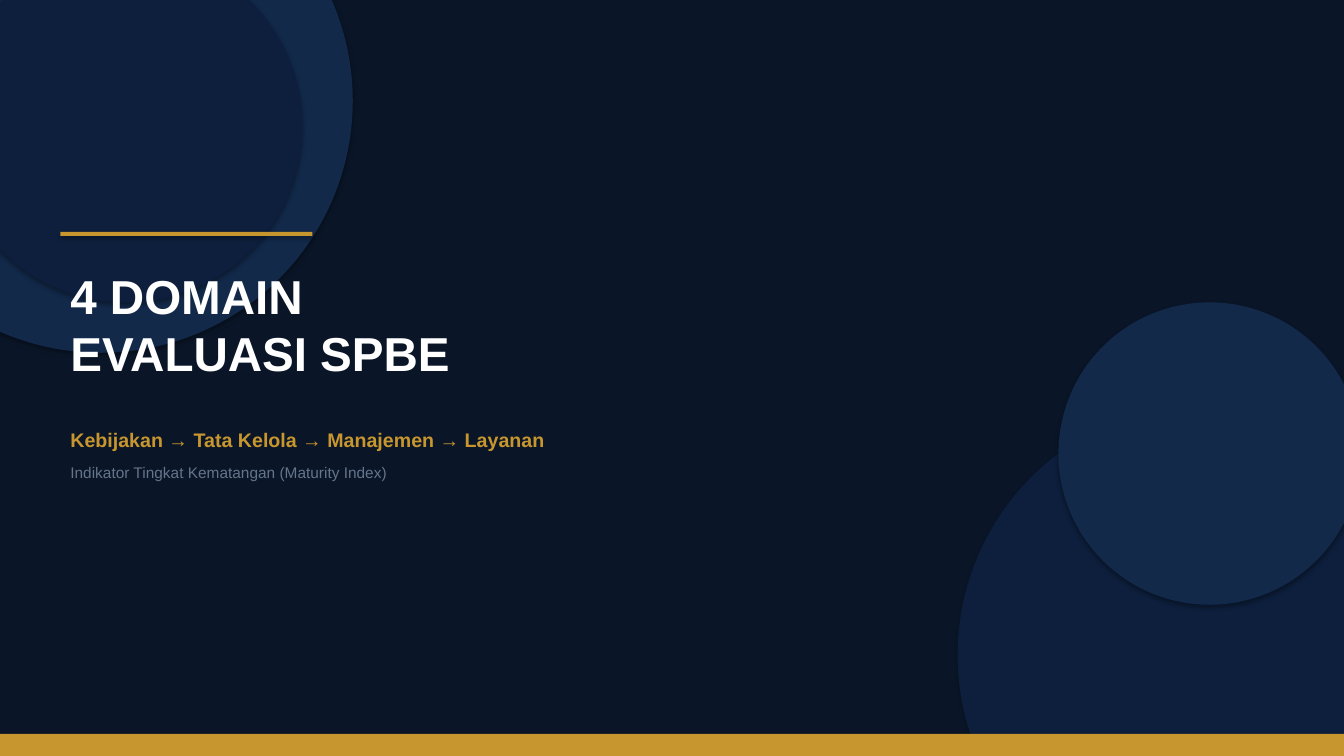
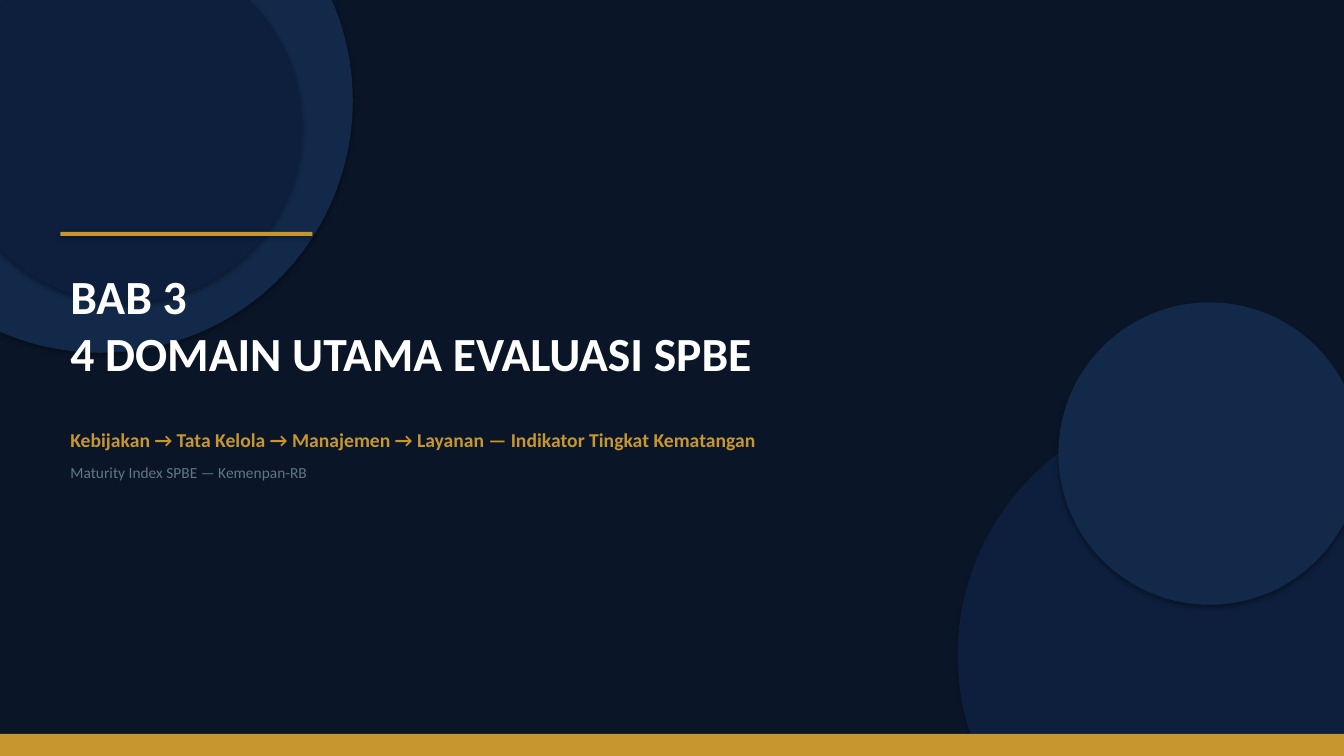
Before and after one commit to rahadiana/coba_ppt, a slide deck: slide 8 of SPBE_Transformasi_Birokrasi.pptx. Drawn at 1344x756 pixels with LibreOffice and Linux fonts; fonts in the diff are those of the drawing. Boxes give left, top, right and bottom in pixels: in the first picture for what was removed or moved away, otherwise in the second. Text is boxed around its words. In the diff, an @@ line names an element or a change of style, - is before the commit and + after.

Commit message:
fix: update agent.md & buat_ppt_generik.py — referensi semua file src/ + perbaiki PPT SPBE

```diff
--- a/SPBE_Transformasi_Birokrasi.pptx
+++ b/SPBE_Transformasi_Birokrasi.pptx
@@ text at (70, 283, 752, 372): text changed; font Arial to Calibri @@
-4 DOMAIN
-EVALUASI SPBE
+BAB 3
+4 DOMAIN UTAMA EVALUASI SPBE
@@ text at (70, 433, 756, 451): text changed; font Arial to Calibri @@
-Kebijakan → Tata Kelola → Manajemen → Layanan
+Kebijakan → Tata Kelola → Manajemen → Layanan — Indikator Tingkat Kematangan
@@ text at (70, 467, 307, 481): text changed; font Arial to Calibri @@
-Indikator Tingkat Kematangan (Maturity Index)
+Maturity Index SPBE — Kemenpan-RB
```
Also in this commit, not shown: 15 other slides changed, 2 other files.
